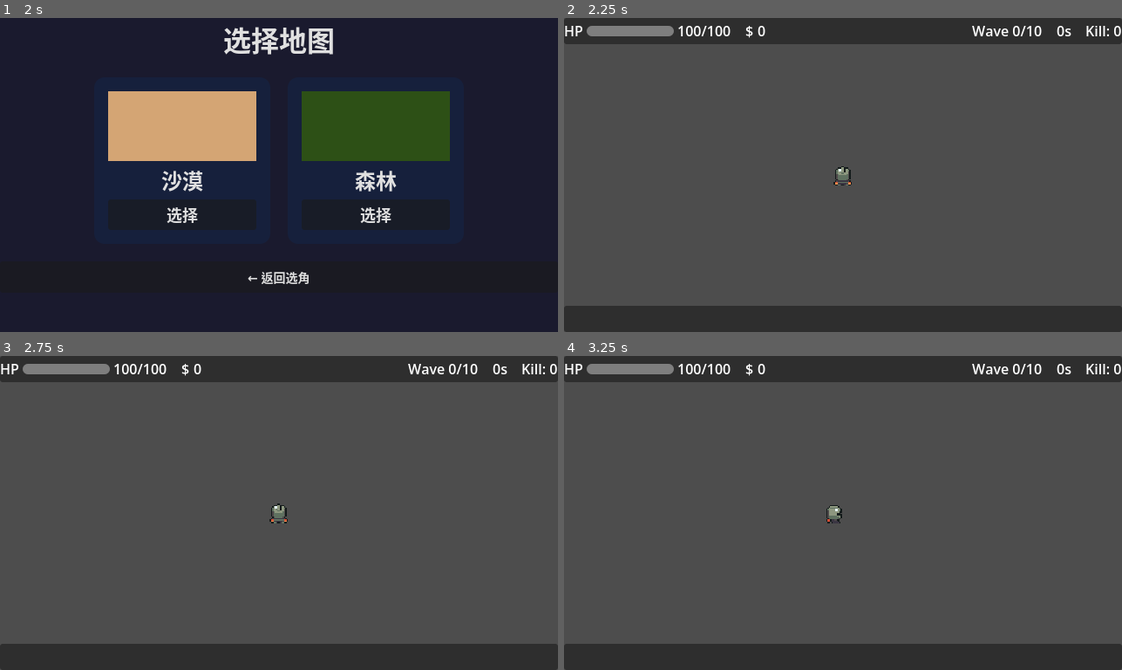
Above: before the commit, frames 1-4 (two rows, left to right).
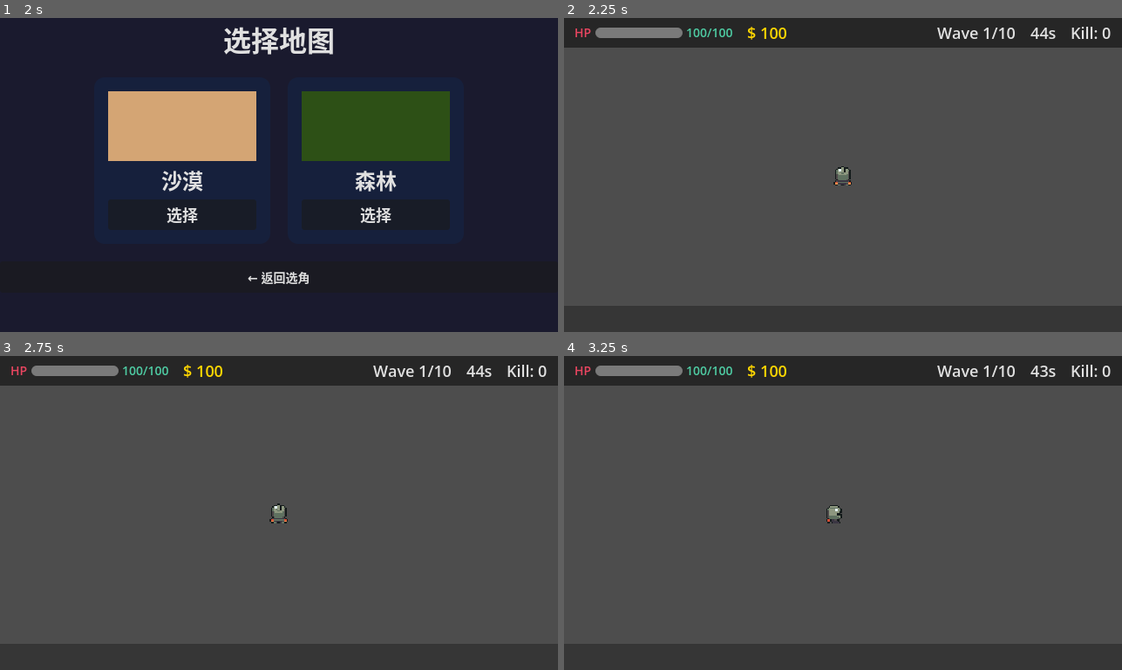
Above: after the commit, the same moments.

Repository: felang/utoland
Game: Godot game, scene res://scenes/ui/start_menu.tscn
Two runs of this game, one before a commit and one after it. Both use one fixed random seed, a clock stepped at 60 frames per second and the inputs below.
Inputs (mouse positions are in pixels of both pictures, inside the frame that each line leads up to):
- Up to frame 1 (2 s): click "开始游戏" at 0.5 s; click "选择" at 1.25 s
- Up to frame 2 (2.25 s): click "选择" at 2 s
- Up to frame 3 (2.75 s): no input
- Up to frame 4 (3.25 s): tap Enter at 2.75 s; move the mouse to (965, 497) at 2.77 s; hold D (move_right) from 2.78 s (still down); tap 1 at 2.85 s; click (965, 497) at 2.92 s

Frame 1 is identical in both runs. In frame 2, 2.5% of the frame differs, in the area x 0-100%, y 0-10%; in frame 3, 2.5%; in frame 4, 2.5%.
Error before the commit: Parse Error: Cannot infer the type of "current" variable because the value doesn't have a set type. (res://scripts/ui/hud.gd:36)

Commit message:
fix: HUD 类型推断错误 — player.health 返回 Variant 需显式标注
Co-Authored-By: Claude Opus 4.6 <noreply@anthropic.com>

Diff:
--- a/scripts/ui/hud.gd
+++ b/scripts/ui/hud.gd
@@ -33,8 +33,8 @@
 func _update_hp() -> void:
 	if not player or not is_instance_valid(player):
 		return
-	var current := player.health.current_hp
-	var max_hp := player.health.max_hp
+	var current: float = player.health.current_hp
+	var max_hp: float = player.health.max_hp
 	hp_progress.max_value = max_hp
 	hp_progress.value = current
 	hp_text.text = "%d/%d" % [int(current), int(max_hp)]
Not shown, added: scripts/core/ui_constants.gd.uid
Not shown, added: scripts/ui/character_card.gd.uid
Not shown, added: scripts/ui/shop_item_card.gd.uid
Not shown, added: tests/unit/test_game_data_stats.gd.uid
Not shown, added: tests/unit/test_ui_constants.gd.uid
